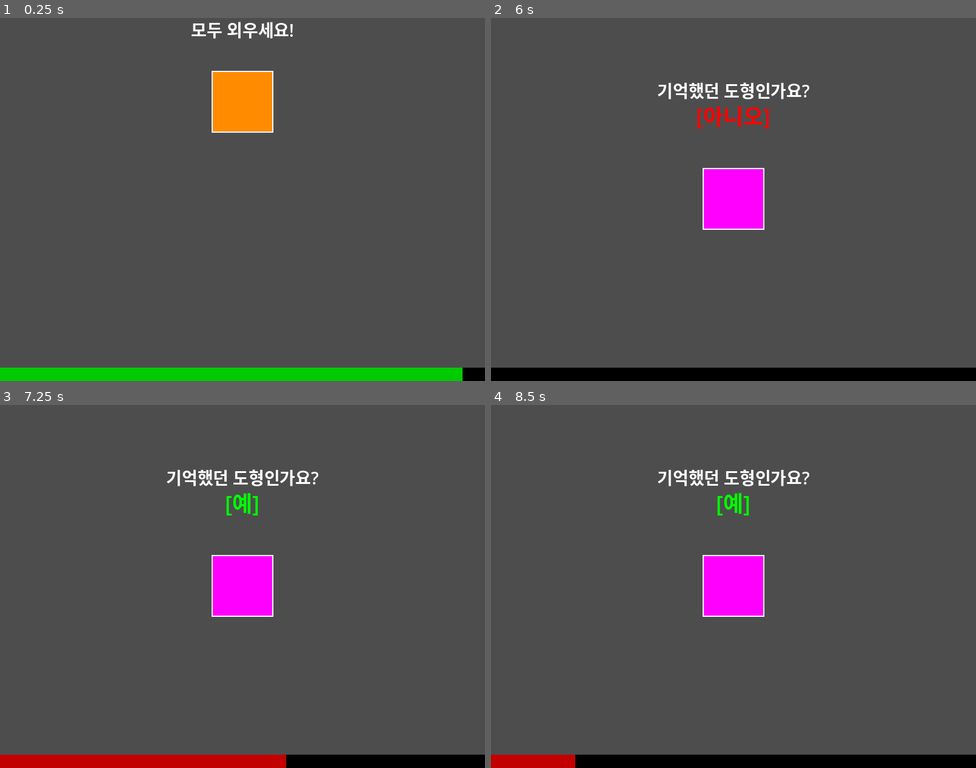
Above: before the commit, frames 1-4 (two rows, left to right).
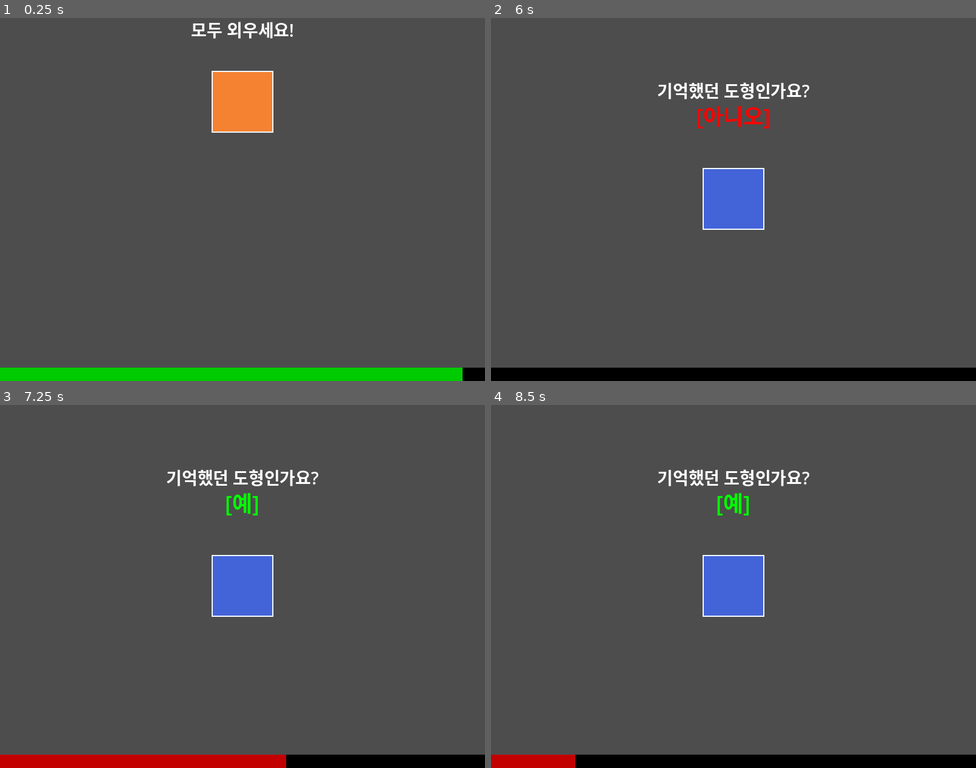
Above: after the commit, the same moments.

Repository: twilight-devcra/immersion-continuous-memory-test
Game: Godot game, scene res://scenes/main_level.tscn
Two runs of this game, one before a commit and one after it. Both use one fixed random seed, a clock stepped at 60 frames per second and the inputs below. The project has no main scene, so this scene is started directly.
Inputs:
- Up to frame 1 (0.25 s): no input
- Up to frame 2 (6 s): tap Space (confirm) at 0.6, 1.35, 2.1, 2.75, 2.85, 3.5, 3.6, 4.35, 5.1, 5.75, 5.85 s; tap Enter at 2 s
- Up to frame 3 (7.25 s): tap Space (confirm) at 6.6 s
- Up to frame 4 (8.5 s): tap Space (confirm) at 7.35, 8.1 s

The runs differ from the first frame. In frame 1, 2.0% of the frame differs, in the area x 43-57%, y 14-32%; in frame 2, 2.0%; in frame 3, 2.0%; in frame 4, 2.0%.

Commit message:
working game ver, save session data to JSON file

Diff:
--- a/scenes/main_level.tscn
+++ b/scenes/main_level.tscn
@@ -4,4 +4,4 @@
 
 [node name="MainLevel" type="Node2D"]
 script = ExtResource("1_v3uhd")
-round_problem_count = 2
+rounds = 8
--- a/scenes/single_round.tscn
+++ b/scenes/single_round.tscn
@@ -33,6 +33,7 @@
 [node name="SingleRound" type="Node2D"]
 script = ExtResource("1_810ji")
 difficulty = 3
+symbol_type = null
 question_num = 1
 answer_time = 5.0
 answer_timer_color = Color(0, 0.796078, 0, 1)
--- a/scripts/main_level.gd
+++ b/scripts/main_level.gd
@@ -4,7 +4,12 @@
 var current_round:SingleRound
 var manager:RoundManager
 
+@export var rounds:int = 5
 @export var round_problem_count:int = 10
+@export var symbol_type:SymbolMeta.Types = SymbolMeta.Types.COLORED_SQUARES
+@export var difficulty_curve:RoundManager.DifficultyCurve = RoundManager.DifficultyCurve.INCREMENTING
+
+signal session_finished
 
 func new_round() -> void:
 	var round_params = manager.make_next_round_params()
@@ -20,7 +25,7 @@
 
 # Called when the node enters the scene tree for the first time.
 func _ready() -> void:
-	self.manager = RoundManager.new(SingleRound.SymbolTypes.COLORED_SQUARES, RoundManager.DifficultyCurve.INCREMENTING)
+	self.manager = RoundManager.new(self.symbol_type, self.difficulty_curve)
 	self.new_round()
 
 
@@ -29,4 +34,13 @@
 	pass
 
 func _on_round_finished(result:RoundResultData):
-	print(result.results)
+	self.manager.save_round_results(result)
+	self.delete_current_round()
+
+	if self.manager.round_count() >= self.rounds:
+		# end session.
+		self.manager.export()
+		self.session_finished.emit()
+		self.get_tree().quit()
+	else:
+		self.new_round()
--- a/scripts/previewer.gd
+++ b/scripts/previewer.gd
@@ -18,7 +18,6 @@
 		self.add_child(symbol)
 
 func vanish() -> void:
-	print('vanish')
 	$ReadyLabel.visible = false
 	for child in self.get_children():
 		self.remove_child(child)
--- a/scripts/question_display.gd
+++ b/scripts/question_display.gd
@@ -8,7 +8,6 @@
 	self.display_labels()
 	self.cur_symbol = symbol
 	self.cur_symbol.anchor = Vector2(0,0)
-	print(self.cur_symbol.anchor)
 	self.add_child(cur_symbol)
 
 func vanish() -> void:
--- a/scripts/round_manager.gd
+++ b/scripts/round_manager.gd
@@ -6,7 +6,16 @@
 	AUTO
 }
 
-var symbol_type:SingleRound.SymbolTypes
+static func diff_curve_name(val:DifficultyCurve) -> String:
+	match val:
+		DifficultyCurve.INCREMENTING:
+			return 'incrementing'
+		DifficultyCurve.AUTO:
+			return 'auto'
+		_:
+			return 'undefined'
+
+var symbol_type:SymbolMeta.Types
 var difficulty_curve:DifficultyCurve
 
 var current_difficulty: int
@@ -15,6 +24,9 @@
 
 func save_round_results(data:RoundResultData) -> void:
 	self.round_results.append(data)
+
+func round_count() -> int:
+	return len(self.round_results)
 
 func next_round_difficulty() -> int:
 	match self.difficulty_curve:
@@ -32,7 +44,22 @@
 	self.current_difficulty = self.next_round_difficulty()
 	return [self.symbol_type, self.current_difficulty]
 
-func _init(symbol_type:SingleRound.SymbolTypes, curve:DifficultyCurve) -> void:
+func export() -> void:
+	var date = Time.get_datetime_string_from_system()
+
+	var export_data = {
+		'date': date,
+		'symbol_type': SymbolMeta.type_name(self.symbol_type),
+		'difficulty_curve': diff_curve_name(self.difficulty_curve),
+		'rounds': self.round_results.map(func (result):return result.export())
+	}
+
+	var file_str = '%s.json' % date.replace(':', '')
+	var file = FileAccess.open('user://%s' % file_str, FileAccess.WRITE)
+	file.store_string(JSON.stringify(export_data, '\t'))
+
+
+func _init(symbol_type:SymbolMeta.Types, curve:DifficultyCurve) -> void:
 	self.symbol_type = symbol_type
 	self.difficulty_curve = curve
 	self.current_difficulty = 1
--- a/scripts/round_result_data.gd
+++ b/scripts/round_result_data.gd
@@ -1,12 +1,28 @@
 extends Resource
 class_name RoundResultData
 
-var symbol_type:SingleRound.SymbolTypes
+var symbol_type:SymbolMeta.Types
 var difficulty:int
 var round_set:SymbolSet
 var results: Array[bool]
 
-func _init(symbol:SingleRound.SymbolTypes, difficulty:int, round_set:SymbolSet, results: Array[bool]) -> void:
+func export() -> Dictionary:
+	var data = {
+		'symbol_type': SymbolMeta.type_name(self.symbol_type),
+		'difficulty': self.difficulty,
+		'answers': self.round_set.correct.map(func(symbol): return symbol.describe()),
+		'history': []
+	}
+
+	for i in range(len(results)):
+		data['history'].append({
+			'symbol': self.round_set.questions[i].symbol.describe(),
+			'correct': results[i]
+		})
+
+	return data
+
+func _init(symbol:SymbolMeta.Types, difficulty:int, round_set:SymbolSet, results: Array[bool]) -> void:
 	self.symbol_type = symbol
 	self.difficulty = difficulty
 	self.round_set = round_set
--- a/scripts/single_round.gd
+++ b/scripts/single_round.gd
@@ -1,9 +1,5 @@
 extends Node2D
 class_name SingleRound
-
-enum SymbolTypes {
-	COLORED_SQUARES
-}
 
 enum RoundState {
 	SHOW_ANSWER,
@@ -18,7 +14,7 @@
 var result_data_factory = preload("res://scripts/round_result_data.gd")
 
 @export var difficulty: int = 1
-@export var symbol_type: SymbolTypes = SymbolTypes.COLORED_SQUARES
+@export var symbol_type: SymbolMeta.Types = SymbolMeta.Types.COLORED_SQUARES
 @export var question_num: int = 10
 @export var answer_time: float
 @export var answer_timer_color: Color
@@ -30,7 +26,7 @@
 var state: RoundState
 var current_guess: bool # the user's guess of whether the current question is among the answer symbols.
 
-func init(symbol_type:SymbolTypes, difficulty:int, question_num:int=10):
+func init(symbol_type:SymbolMeta.Types, difficulty:int, question_num:int=10):
 	self.symbol_type = symbol_type
 	self.difficulty = difficulty
 	self.question_num = question_num
@@ -92,7 +88,7 @@
 
 func generate_round_data() -> void:
 	match self.symbol_type:
-		SymbolTypes.COLORED_SQUARES:
+		SymbolMeta.Types.COLORED_SQUARES:
 			self.symbol_set = ColoredSquareSet.new(self.difficulty)
 
 	self.symbol_set.make(self.question_num)
@@ -112,6 +108,5 @@
 
 
 func _on_timer_timeout() -> void:
-	print('advance_state')
 	await self.advance_state()
 	self.run_state()
--- /dev/null
+++ b/scripts/symbol_meta.gd
@@ -0,0 +1,13 @@
+extends Resource
+class_name SymbolMeta
+
+enum Types {
+	COLORED_SQUARES
+}
+
+static func type_name(val:Types) -> String:
+	match val:
+		Types.COLORED_SQUARES:
+			return 'Colored Squares'
+		_:
+			return 'undefined'
--- a/scripts/symbol_sets/colored_square_set.gd
+++ b/scripts/symbol_sets/colored_square_set.gd
@@ -3,18 +3,22 @@
 
 var colored_square_factory = preload("res://scripts/symbols/colored_square.gd")
 const colors: Array = [
-	Color.CRIMSON,
-	Color.FUCHSIA,
-	Color.MEDIUM_BLUE,
-	Color.GOLD,
-	Color.LIME_GREEN,
-	Color.DARK_ORANGE,
-	Color.WEB_GRAY
+	Color('e6194b'),
+	Color('f58231'),
+	Color('ffe119'),
+	Color('3cb44b'),
+	Color('42d4f4'),
+	Color('4363d8'),
+	Color('f032e6'),
+	Color('a9a9a9'),
+	Color('fabed4'),
+	Color('aaffc3'),
+	Color('dcbeff')
 ]
 var squares: Array[Symbol]
 
 func max_level() -> int:
-	return 3
+	return 5
 
 func answer_count(level:int) -> int:
 	return min(level, self.max_level())
--- a/scripts/symbols/colored_square.gd
+++ b/scripts/symbols/colored_square.gd
@@ -3,6 +3,9 @@
 
 var size:float
 var color:Color
+
+func describe() -> String:
+	return '(%s, %s, %s)' % [self.color.r8, self.color.g8, self.color.b8]
 
 func _draw() -> void:
 	super._draw()
--- a/scripts/symbols/symbol.gd
+++ b/scripts/symbols/symbol.gd
@@ -2,6 +2,10 @@
 class_name Symbol
 
 var anchor: Vector2
+
+# a string describing this specific symbol (for result printing)
+func describe() -> String:
+	return 'base symbol'
 
 func _draw() -> void:
 	self.position = self.anchor
Not shown, added: scripts/symbol_meta.gd.uid
